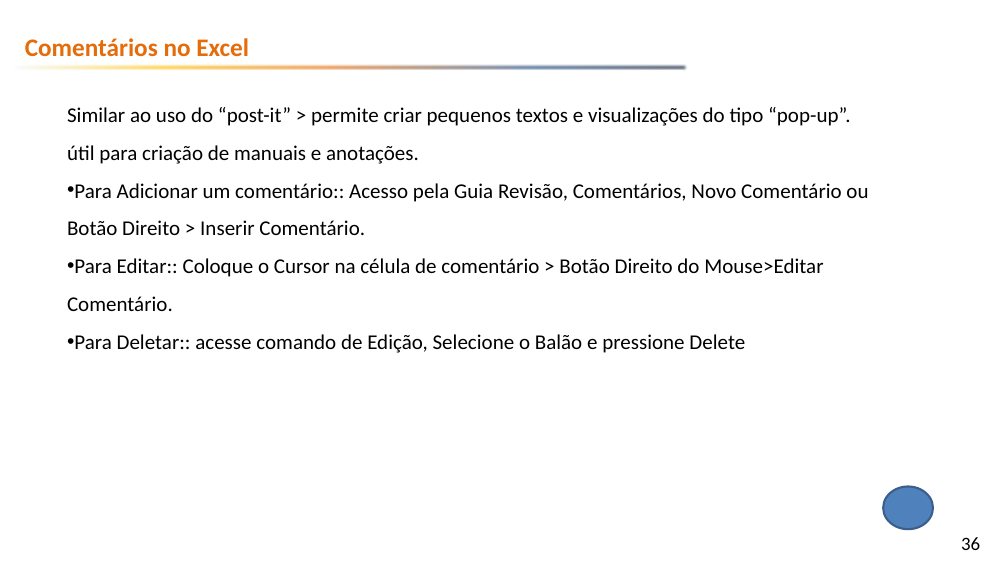
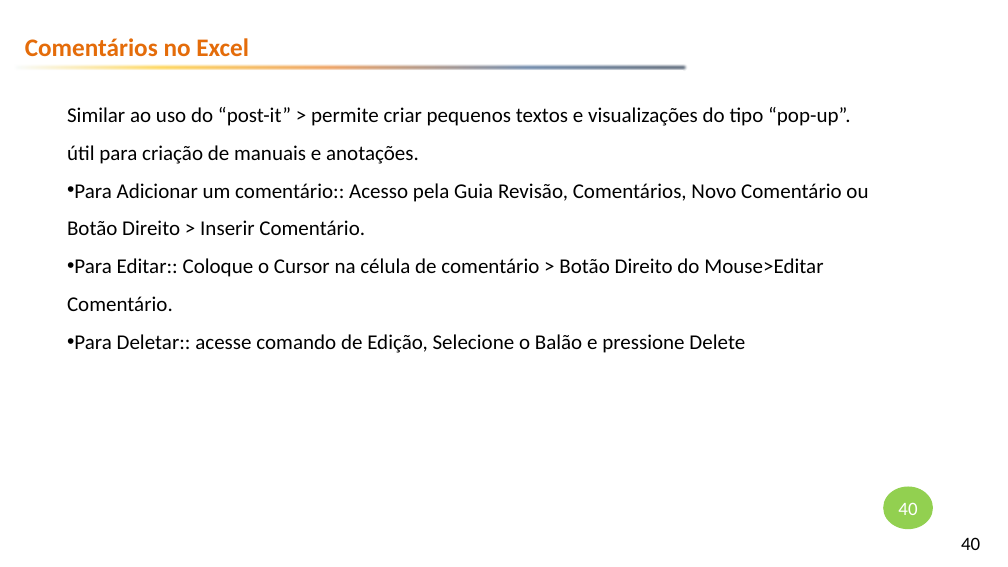
Before and after one commit to emerson-fenrir/Excel_Basico, a slide deck: slide 40 of Professor/Aula3.pptx (slide 36 before the commit). Drawn at 1008x567 pixels with LibreOffice and Linux fonts; fonts in the diff are those of the drawing; background and template pictures are left out. Boxes give left, top, right and bottom in pixels: in the first picture for what was removed or moved away, otherwise in the second. Text is boxed around its words. In the diff, an @@ line names an element or a change of style, - is before the commit and + after.

```diff
--- a/Professor/Aula3.pptx
+++ b/Professor/Aula3.pptx
@@ ellipse "40" at [883,487,933,529]: fill #4F81BD to #92D050; outline #3A5F8C 2 pt to none @@
@@ text in ellipse at [898,503,917,515]: text added @@
+40
@@ page number at [961,537,980,550]: text changed @@
-36
+40
```
Also in this commit, not shown: 7 other slides changed, 6 slides added, 57 other files.
